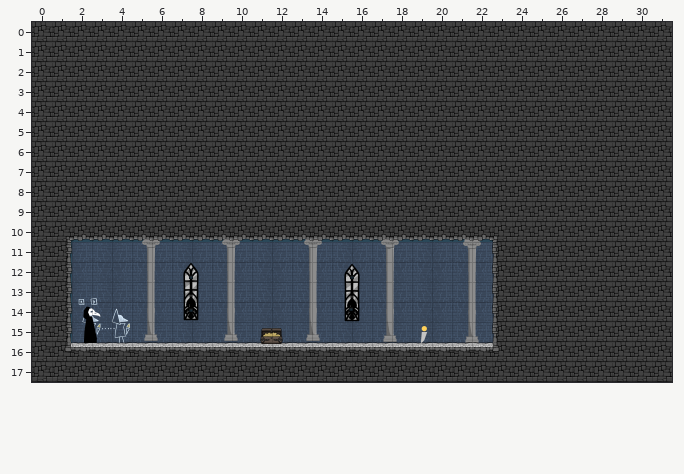
Tiled map (JSON): Physics/Physics/assets/level1.tmj. The picture above was drawn from the file before the commit.
Cells are 300x300 px. Shown: x 0..31, y 0..17.
After:
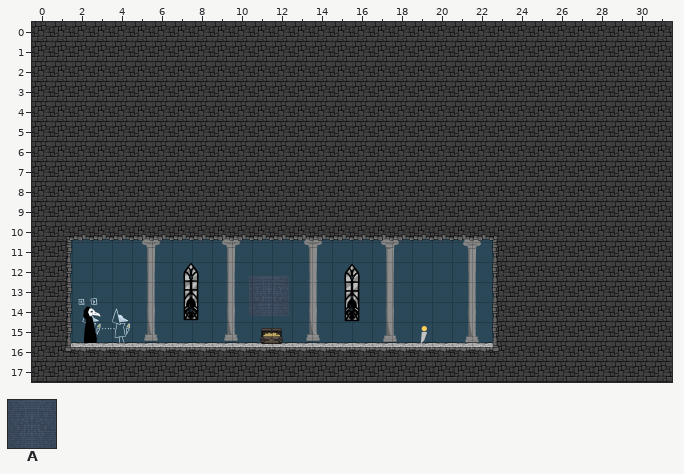
Key: from "backgroundAssets": A 0 "brickBackground".
Objects are placed by their top-left corner, in cells (3,4 is the top-left corner of cell 3,4); size is 1x1 cell unless given.
Diff:
Layer "BackgroundTiles":
added: A "brickBackground" at 10.9,12.7 size 2x2
removed: A "brickBackground" at 3,11 size 2x2
removed: A "brickBackground" at 2,11 size 2x2
removed: A "brickBackground" at 4,11 size 2x2
removed: A "brickBackground" at 7,11 size 2x2
removed: A "brickBackground" at 6,11 size 2x2
removed: A "brickBackground" at 8,11 size 2x2
removed: A "brickBackground" at 11,11 size 2x2
removed: A "brickBackground" at 10,11 size 2x2
removed: A "brickBackground" at 12,11 size 2x2
removed: A "brickBackground" at 15,11 size 2x2
removed: A "brickBackground" at 14,11 size 2x2
removed: A "brickBackground" at 16,11 size 2x2
removed: A "brickBackground" at 18,11 size 2x2
removed: A "brickBackground" at 20,11 size 2x2
removed: A "brickBackground" at 22,11 size 2x2
removed: A "brickBackground" at 2,13 size 2x2
removed: A "brickBackground" at 4,13 size 2x2
removed: A "brickBackground" at 6,13 size 2x2
removed: A "brickBackground" at 8,13 size 2x2
removed: A "brickBackground" at 10,13 size 2x2
removed: A "brickBackground" at 12,13 size 2x2
removed: A "brickBackground" at 14,13 size 2x2
removed: A "brickBackground" at 16,13 size 2x2
removed: A "brickBackground" at 18,13 size 2x2
removed: A "brickBackground" at 20,13 size 2x2
removed: A "brickBackground" at 22,13 size 2x2
removed: A "brickBackground" at 2,15 size 2x2
removed: A "brickBackground" at 4,15 size 2x2
removed: A "brickBackground" at 6,15 size 2x2
removed: A "brickBackground" at 8,15 size 2x2
removed: A "brickBackground" at 10,15 size 2x2
removed: A "brickBackground" at 12,15 size 2x2
removed: A "brickBackground" at 14,15 size 2x2
removed: A "brickBackground" at 16,15 size 2x2
removed: A "brickBackground" at 18,15 size 2x2
removed: A "brickBackground" at 20,15 size 2x2
removed: A "brickBackground" at 22,15 size 2x2
Changed places in both pictures, as pixel boxes (x1, y1, x2, y2):
changed: (72, 242, 494, 343)
